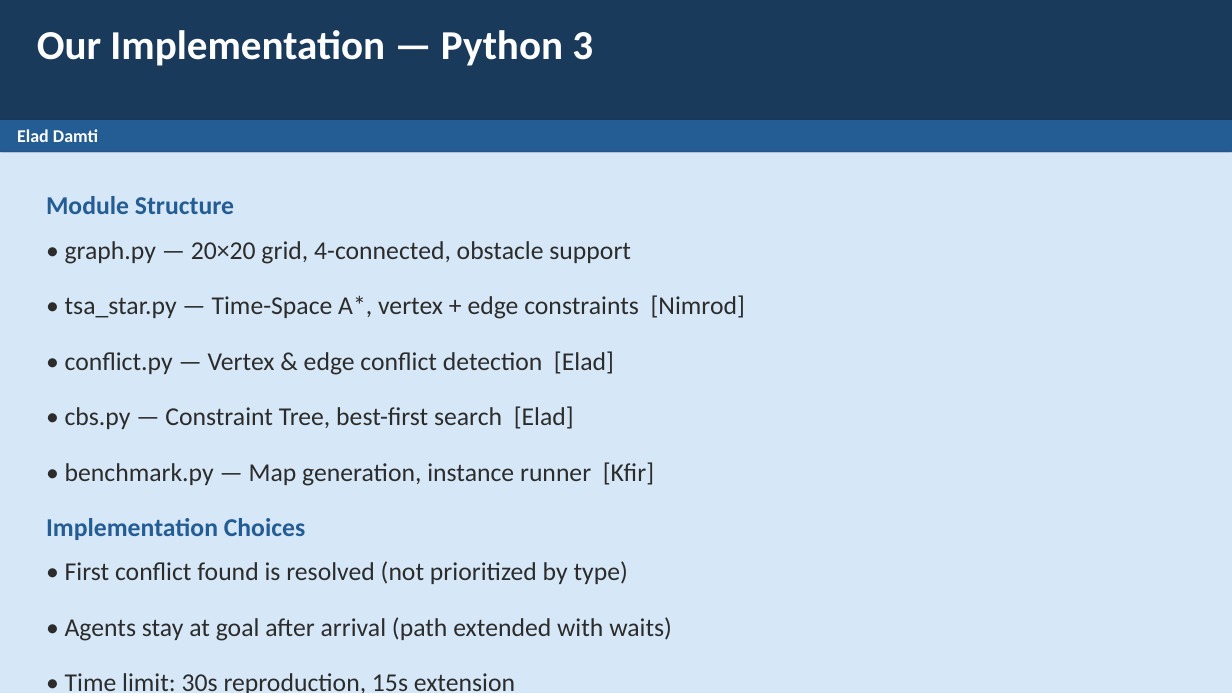
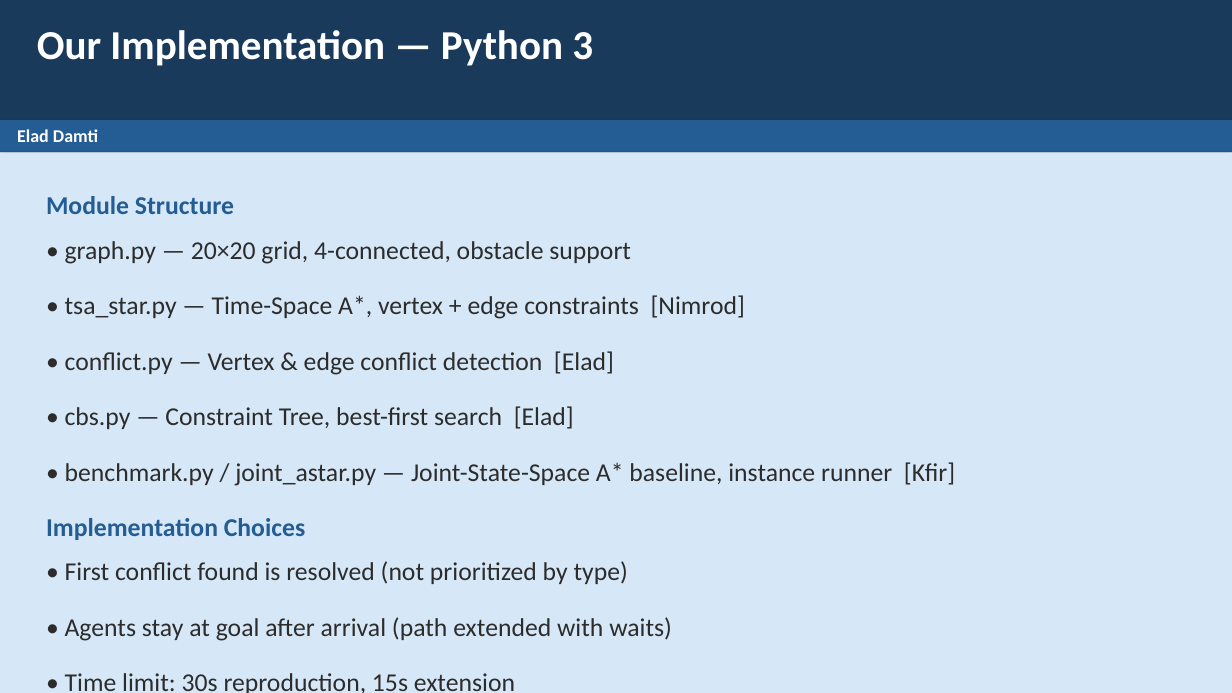
Before and after one commit to eladdamti100/mapf-cbs, a slide deck: slide 8 of results/presentation.pptx. Drawn at 1232x693 pixels with LibreOffice and Linux fonts; fonts in the diff are those of the drawing. Boxes give left, top, right and bottom in pixels: in the first picture for what was removed or moved away, otherwise in the second. Text is boxed around its words. In the diff, an @@ line names an element or a change of style, - is before the commit and + after.

```diff
--- a/results/presentation.pptx
+++ b/results/presentation.pptx
@@ text at bbox=[65, 462, 955, 486]: text changed @@
-• benchmark.py — Map generation, instance runner [Kfir]
+• benchmark.py / joint_astar.py — Joint-State-Space A* baseline, instance runner [Kfir]
```
Also in this commit, not shown: 4 other slides changed.
